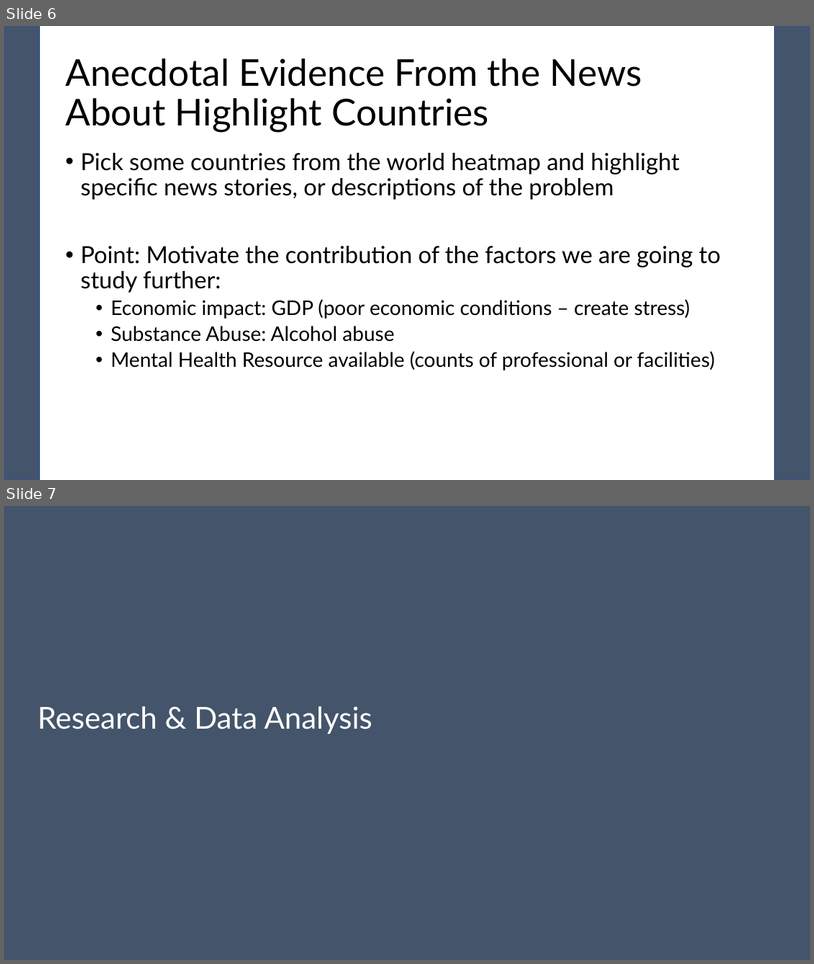
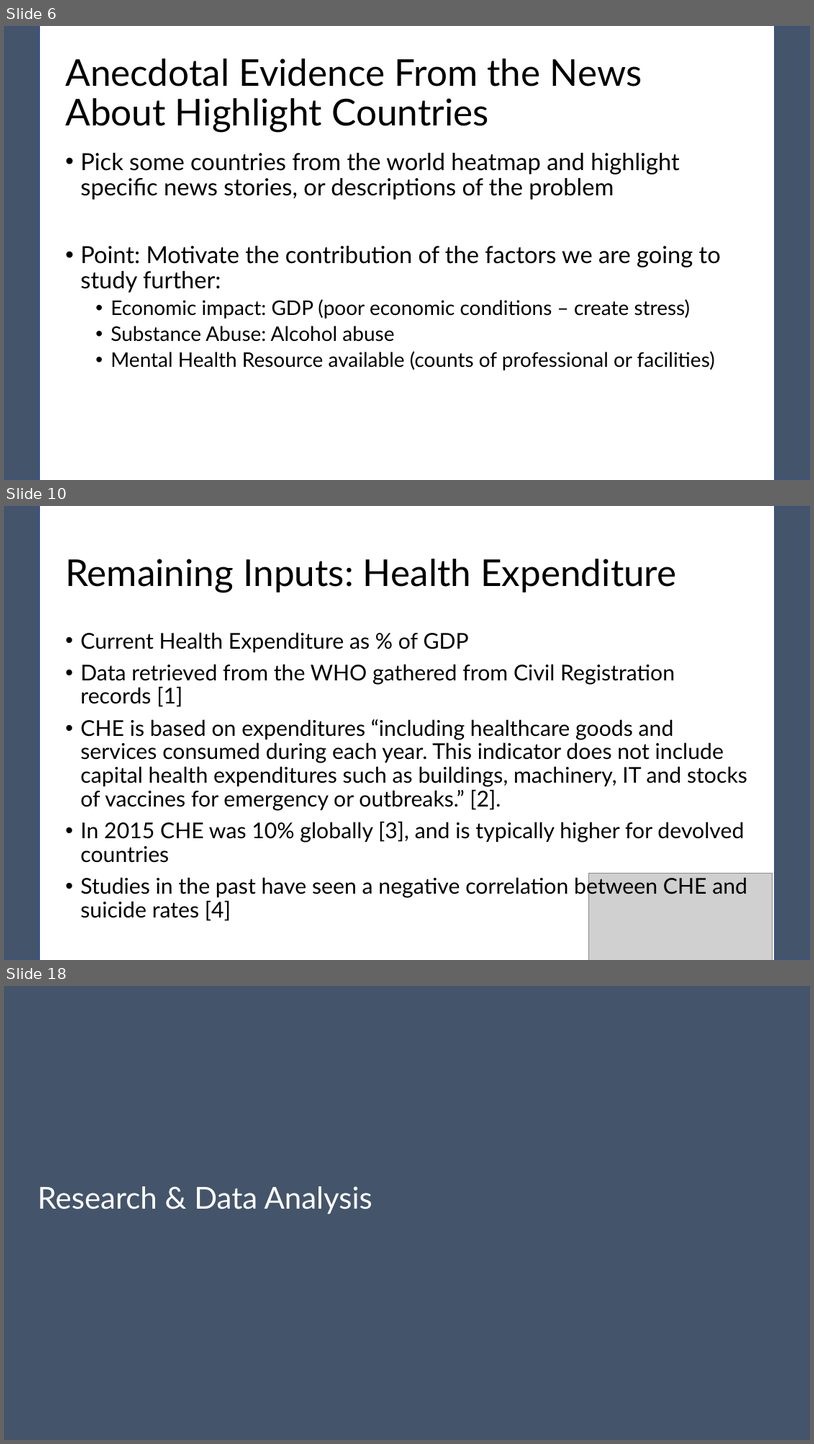
Before and after one commit to pewilliams/regression-mei-team-proj, a slide deck: presentation/Team-25.pptx. Shown one above the other, each under a label of ours: slides 6 and 7 before the commit, slides 6, 10 and 18 after it; the slides between them are not shown. The pictures are 814x964 and 814x1444 pixels, drawn with LibreOffice and Linux fonts; fonts in the diff are those of the drawing; grey boxes stand for pictures. Boxes give left, top, right and bottom in pixels: in the first picture for what was removed or moved away, otherwise in the second. Text is boxed around its words. In the diff, an @@ line names an element or a change of style, - is before the commit and + after.

```diff
--- a/presentation/Team-25.pptx
+++ b/presentation/Team-25.pptx
@@ slide 10 added at bbox=[4, 506, 810, 960], background #FFFFFF; not listed: 2 template elements that a slide beside it also shows @@
@@ title added at bbox=[65, 559, 676, 592], 44 pt, text #000000 @@
+Remaining Inputs: Health Expenditure
@@ text added at bbox=[80, 632, 748, 921], 25.9 pt, text #000000 @@
+• Current Health Expenditure as % of GDP
+• Data retrieved from the WHO gathered from Civil Registration records [1]
+• CHE is based on expenditures “including healthcare goods and services consumed during each year. This indicator does not include capital health expenditures such as buildings, machinery, IT and stocks of vaccines for emergency or outbreaks.” [2].
+• In 2015 CHE was 10% globally [3], and is typically higher for devolved countries
+• Studies in the past have seen a negative correlation between CHE and suicide rates [4]
@@ picture added at bbox=[589, 873, 773, 960] @@
@@ what was slide 7 is now slide 18 @@
```
Also in this commit, not shown: 2 slides changed, 11 other slides added, 1 other file.
